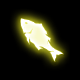
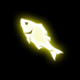
Comparing the layer stacks of the two w=80, h=80 images. Changes:
added layer "body paint" above "line" over 23, 21, 56, 54
added layer "line" (50%) above "icon" over 24, 22, 33, 35
painted on "icon" over 10, 9, 69, 69
